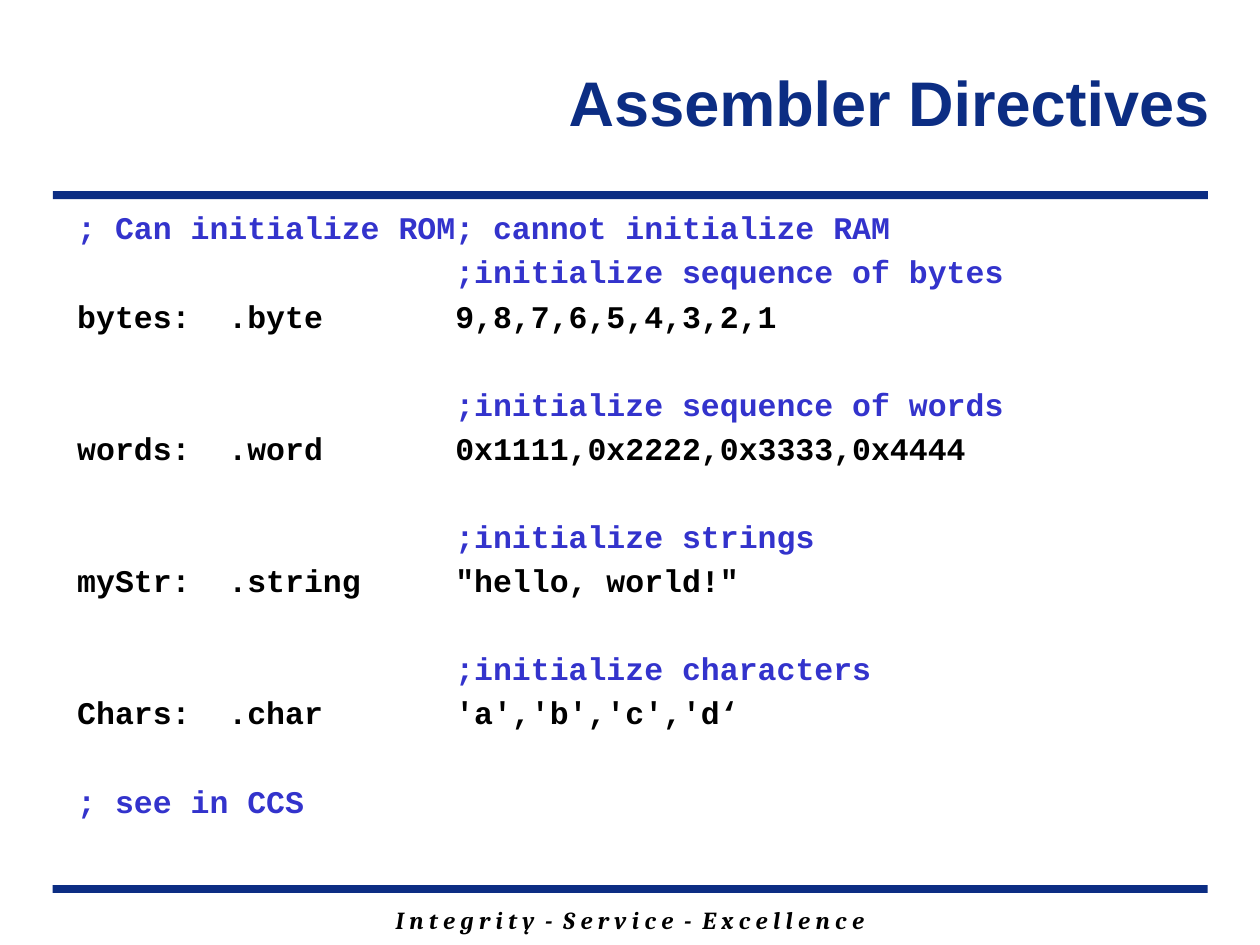
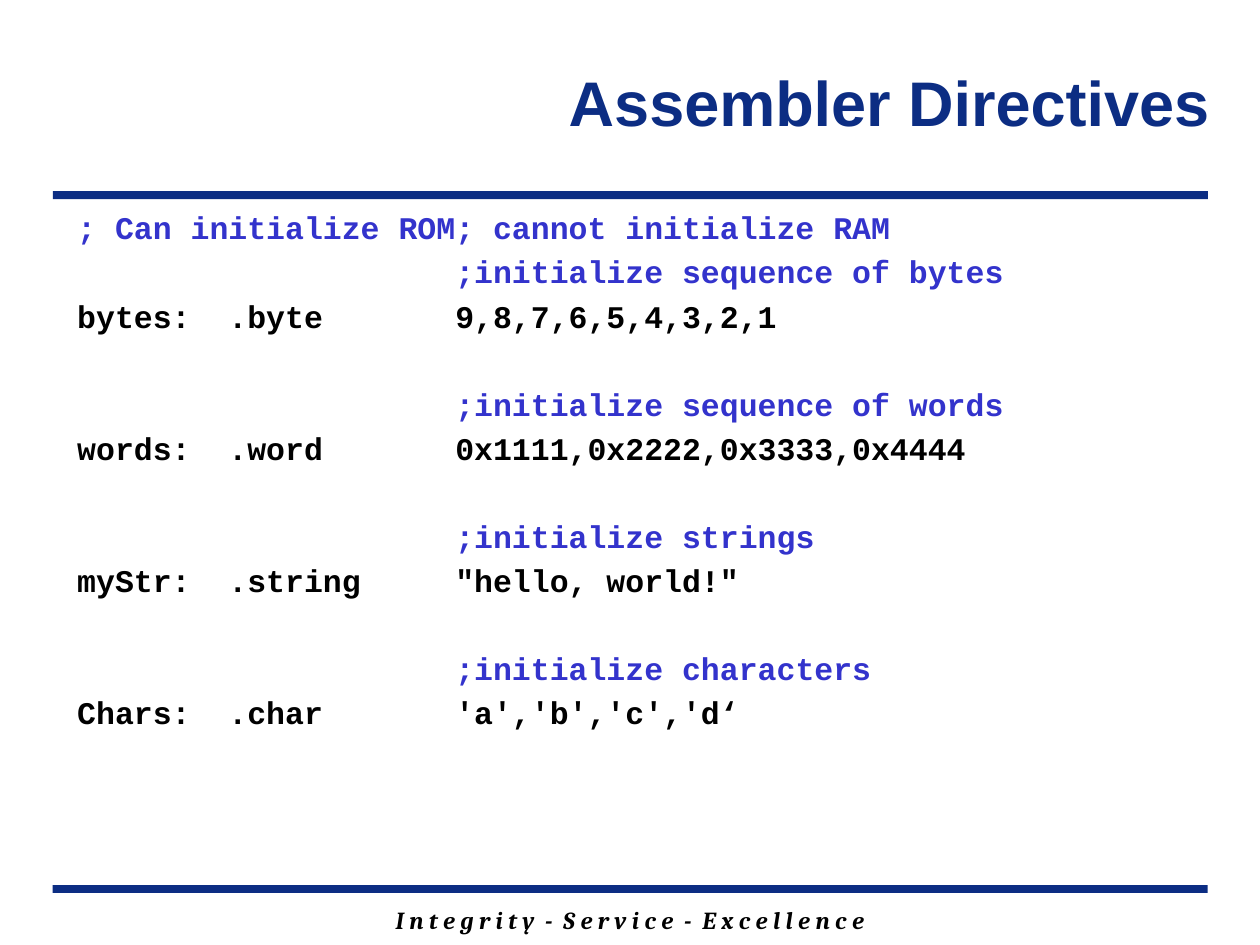
Before and after one commit to MarsUniversity/ECE382, a slide deck: slide 6 of source/lessons/lsn7/Lsn7.pptx. Drawn at 1260x945 pixels with LibreOffice and Linux fonts; fonts in the diff are those of the drawing; background and template pictures are left out. Boxes give left, top, right and bottom in pixels: in the first picture for what was removed or moved away, otherwise in the second. Text is boxed around its words. In the diff, an @@ line names an element or a change of style, - is before the commit and + after.

```diff
--- a/source/lessons/lsn7/Lsn7.pptx
+++ b/source/lessons/lsn7/Lsn7.pptx
@@ text at box(115, 790, 304, 814): paragraph removed @@
-; see in CCS
```
Also in this commit, not shown: 2 other slides changed, 9 other files.
